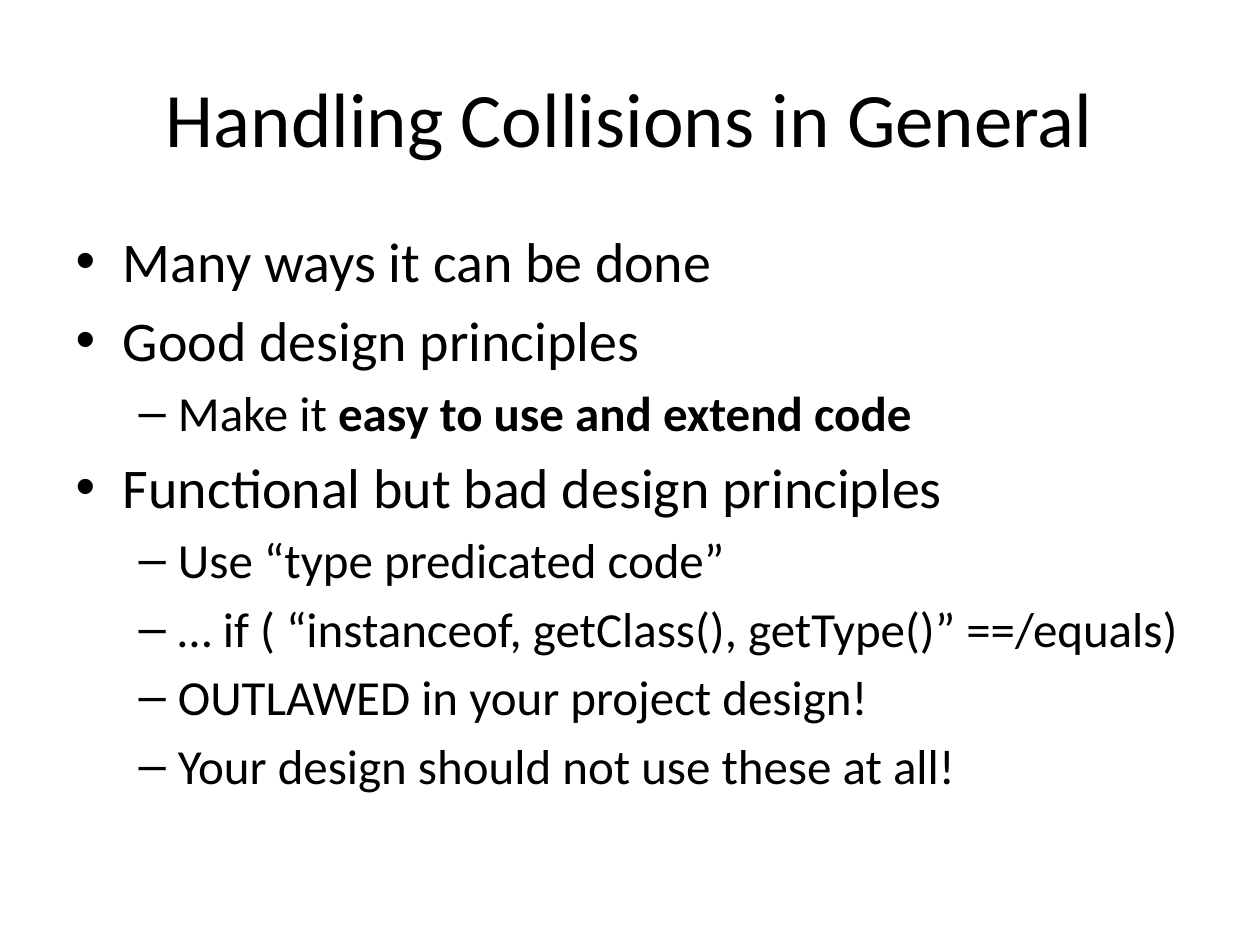
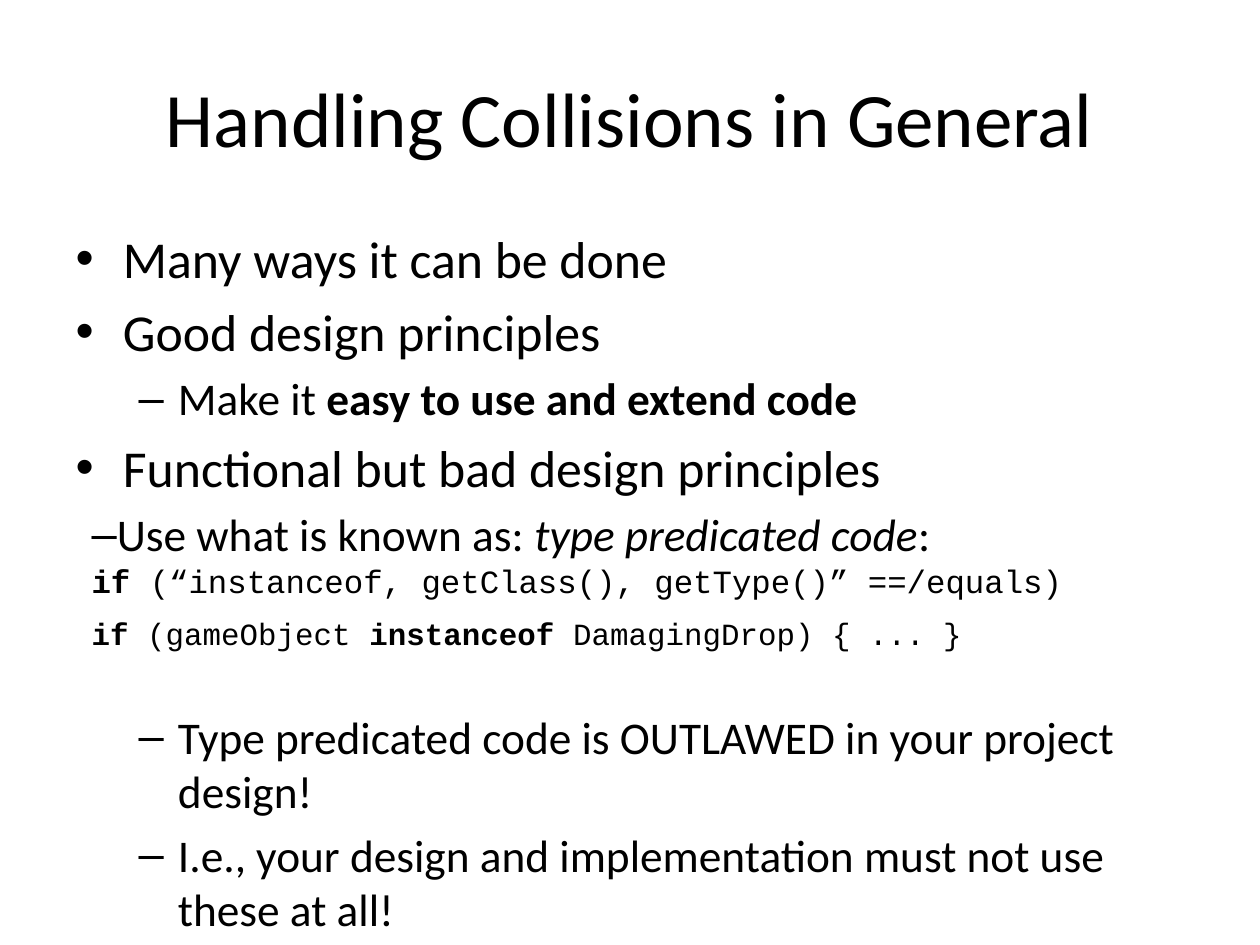
Before and after one commit to RHIT-CSSE/csse220, a slide deck: slide 4 of ClassMaterials/ProjectWorkday1/Slides/DesignInheritance.pptx. Drawn at 1260x945 pixels with LibreOffice and Linux fonts; fonts in the diff are those of the drawing. Boxes give left, top, right and bottom in pixels: in the first picture for what was removed or moved away, otherwise in the second. Text is boxed around its words. In the diff, an @@ line names an element or a change of style, - is before the commit and + after.

Commit message:
update slides

```diff
--- a/ClassMaterials/ProjectWorkday1/Slides/DesignInheritance.pptx
+++ b/ClassMaterials/ProjectWorkday1/Slides/DesignInheritance.pptx
@@ text at (x1=123, y1=242, x2=880, y2=496): size 32 to 29.6 pt in "Many ways it can be done", "Good design principles", "Functional but bad design principles"; size 28 to 25.9 pt in "Make it easy to use and extend ..." @@
@@ text at (x1=92, y1=519, x2=1113, y2=927): text changed; size 28 to 25.9 pt @@
-  – Use “type predicated code”
-  – … if ( “instanceof, getClass(), getType()” ==/equals)
-  – OUTLAWED in your project design!
-  – Your design should not use these at all!
+  – Use what is known as: type predicated code:
+    if (“instanceof, getClass(), getType()” ==/equals)
+    if (gameObject instanceof DamagingDrop) { ... }
+  – Type predicated code is OUTLAWED in your project design!
+  – I.e., your design and implementation must not use these at all!
```
